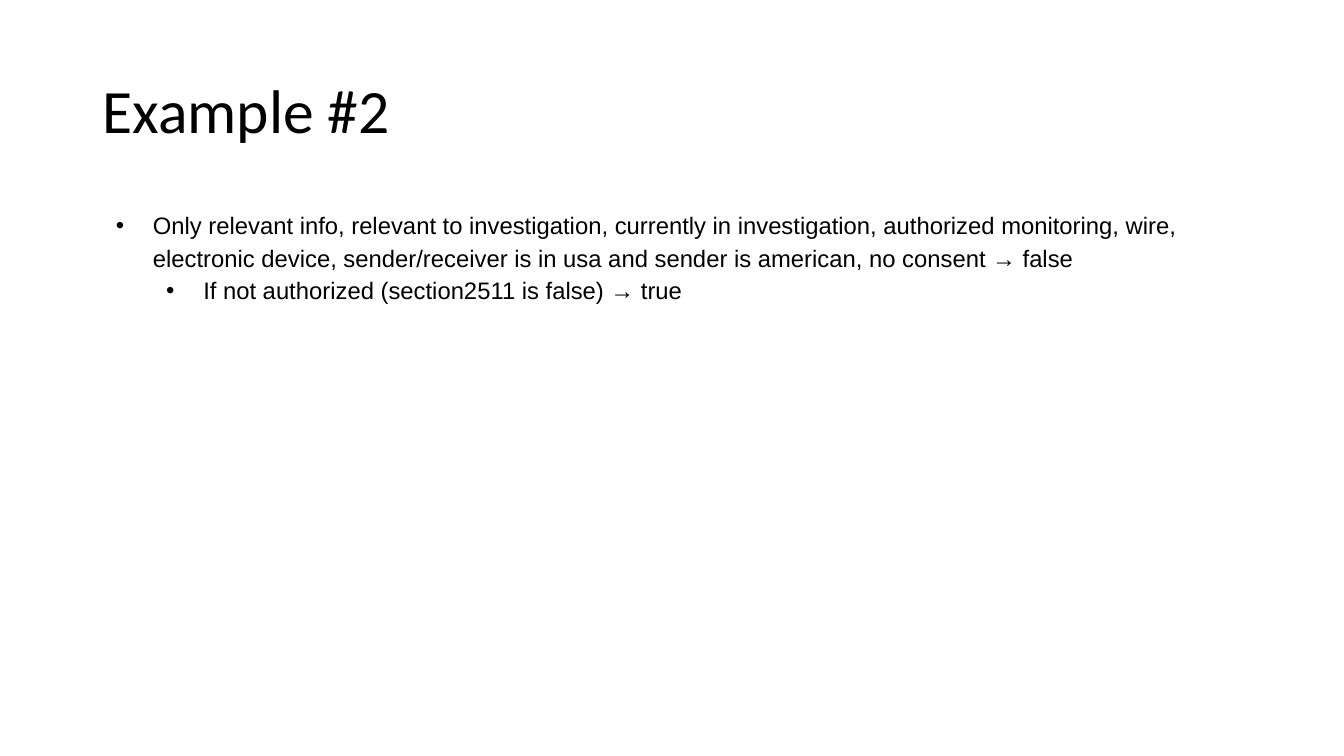
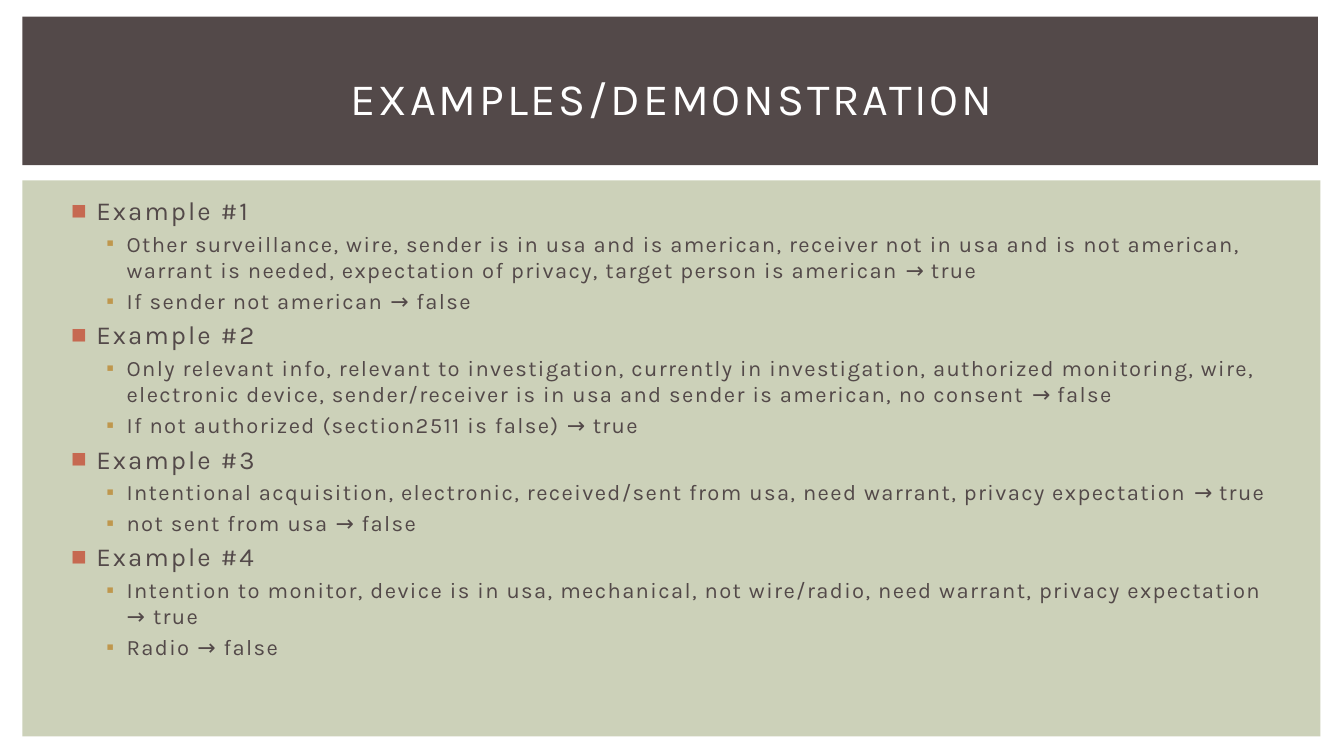
Before and after one commit to jakubbester/fisa-project, a slide deck: slide 2 of Project #2 (FISA Project).pptx (slide 3 before the commit). Drawn at 1344x756 pixels with LibreOffice and Linux fonts; fonts in the diff are those of the drawing. Boxes give left, top, right and bottom in pixels: in the first picture for what was removed or moved away, otherwise in the second. Text is boxed around its words. In the diff, an @@ line names an element or a change of style, - is before the commit and + after.

Commit message:
fixed ppt

```diff
--- a/Project #2 (FISA Project).pptx
+++ b/Project #2 (FISA Project).pptx
@@ rectangle added at [22, 17, 1318, 165], fill #534949 @@
@@ title added at [351, 82, 993, 118], 32 pt, text #FFFFFF @@
+EXAMPLES/DEMONSTRATION
@@ title removed at [102, 90, 390, 143] @@
-Example #2
@@ rectangle added at [22, 180, 1321, 737], fill #CCD1B9 @@
@@ text "Example #1": place and size @@
-text "Example #1" at [153, 216, 1176, 304]
+text "Example #1" at [96, 202, 1264, 655]
@@ text at [96, 202, 1239, 350]: paragraphs added @@
+■ Example #1
+  ▪ Other surveillance, wire, sender is in usa and is american, receiver not in usa and is not american, warrant is needed, expectation of privacy, target person is american → true
+  ▪ If sender not american → false
+■ Example #2
@@ text at [127, 361, 1253, 435]: size 17 to 15.7 pt, font Arial to Karla, text colour #000000 to #534949, letter spacing 0 to 1 pt in "Only relevant info, relevant to investigation, currently ...", "If not authorized (section2511 is false) → ..."; bullet • to ▪; list level 1 to 2 in "Only relevant info, relevant to ..."; line spacing 1.15 to 1; bullet colour #000000 to #BF974D; more space between paragraphs @@
@@ text at [96, 451, 1264, 655]: paragraphs added @@
+■ Example #3
+  ▪ Intentional acquisition, electronic, received/sent from usa, need warrant, privacy expectation → true
+  ▪ not sent from usa → false
+■ Example #4
+  ▪ Intention to monitor, device is in usa, mechanical, not wire/radio, need warrant, privacy expectation → true
+  ▪ Radio → false
```
Also in this commit, not shown: 2 other slides changed, 1 slide added, 4 slides removed.
